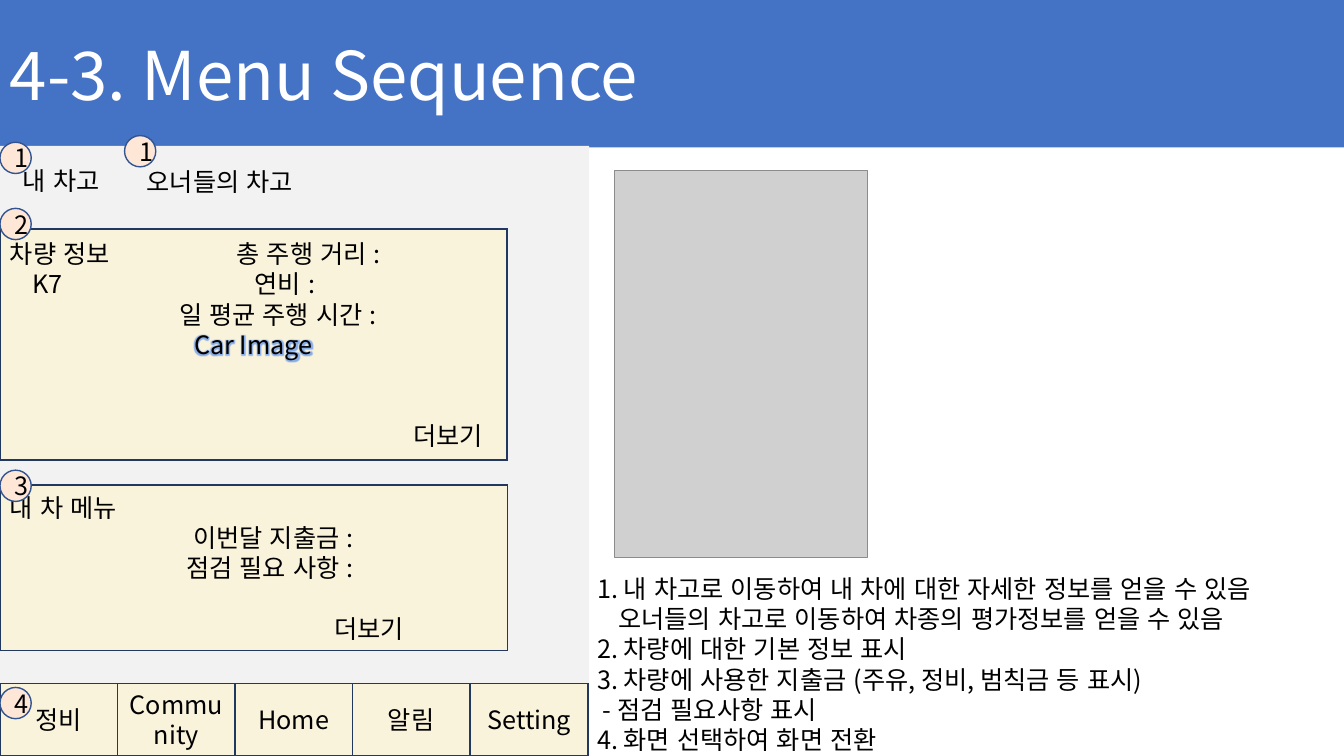
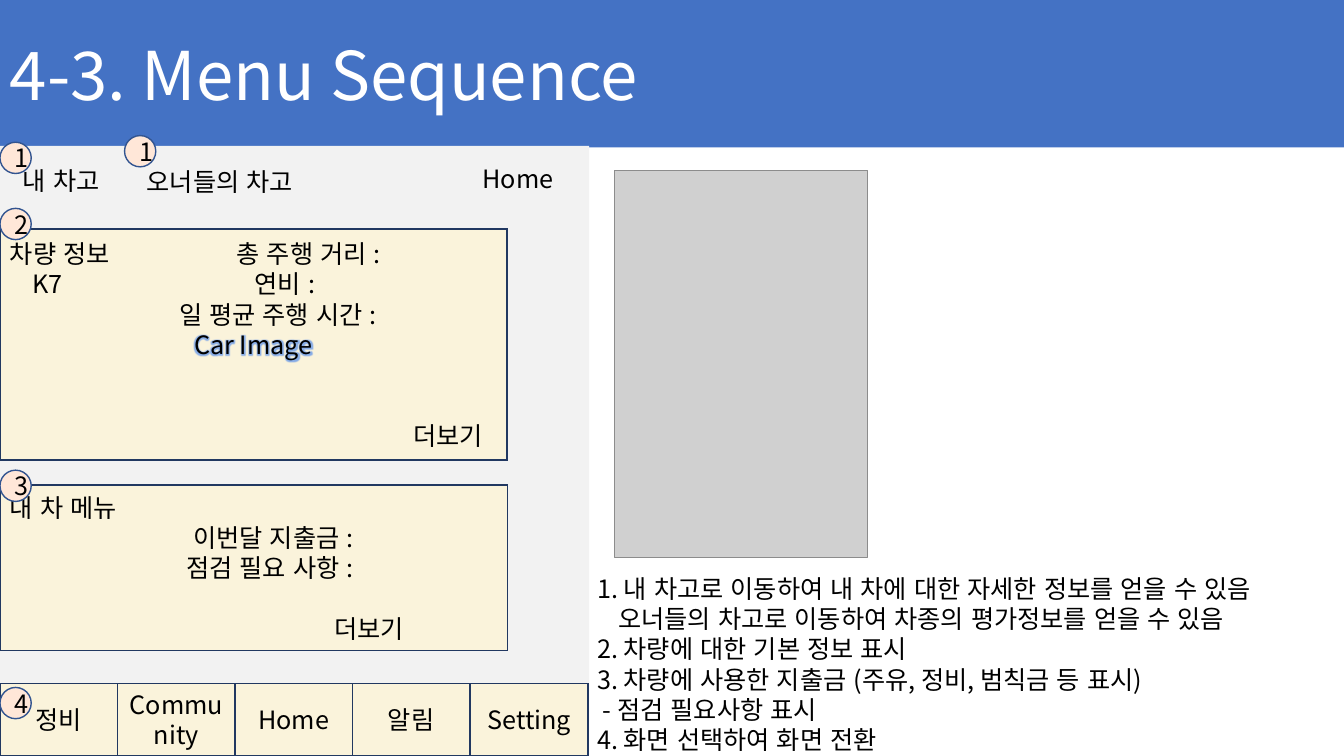
Before and after one commit to ChaeSung-Lee/DJ_InternShip, a slide deck: slide 42 of 2021_Summer/jp.hong/Project_BnC_jph.pptx. Drawn at 1344x756 pixels with LibreOffice and Linux fonts; fonts in the diff are those of the drawing; grey boxes stand for pictures. Boxes give left, top, right and bottom in pixels: in the first picture for what was removed or moved away, otherwise in the second. Text is boxed around its words. In the diff, an @@ line names an element or a change of style, - is before the commit and + after.

```diff
--- a/2021_Summer/jp.hong/Project_BnC_jph.pptx
+++ b/2021_Summer/jp.hong/Project_BnC_jph.pptx
@@ text added at bbox=[482, 169, 553, 189], 18 pt, text #000000 @@
+Home
```
Also in this commit, not shown: 11 other slides changed, 13 slides added.
